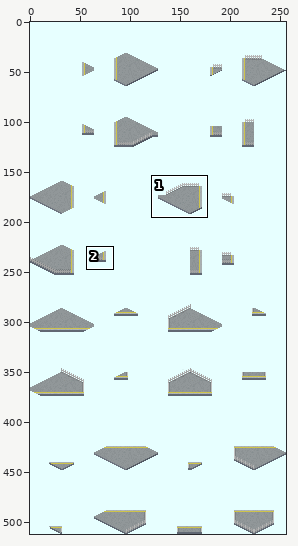
Sprite sheet: source/YIC_platform-1_Diagonal-Angle.png. Above, an overview of the earlier version with the close-up marked.
Close-up. Old version:
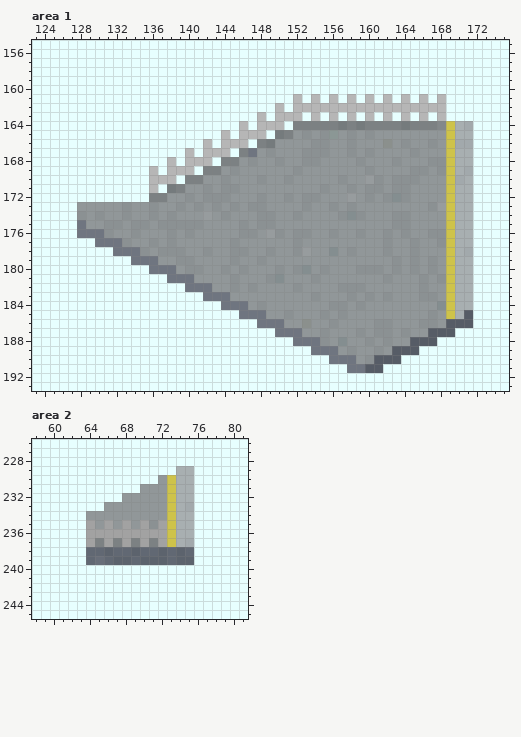
The file is 256x512 pixels. Colours within 5 levels of each other are drawn and written as one. Shown: area 1: x 123..175, y 155..193; area 2: x 58..81, y 226..245. The commit also changed other parts of the picture, which this record leaves out.
Once edited:
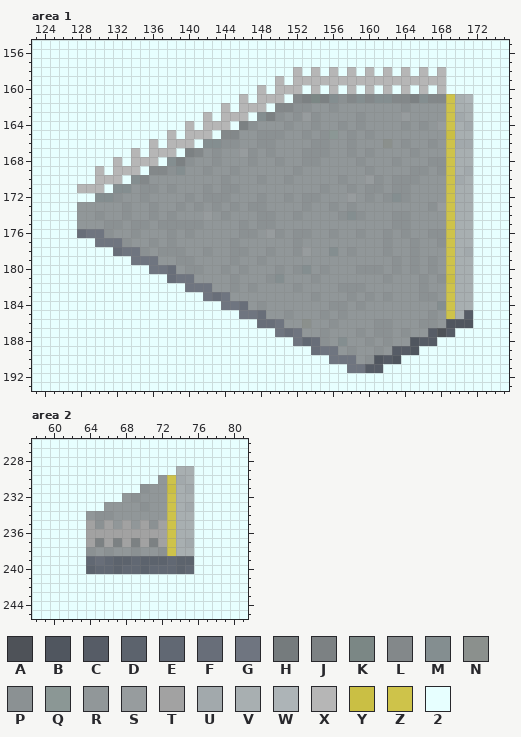
Palette (. is transparent): A #4e5258  B #50565f  C #565c66  D #5c636d  E #616873  F #686e79  G #6f7580  H #757b7d  J #7c8183  K #7b8785  L #83888a  M #848e90  N #8b908d  P #8b9193  Q #8b9795  R #919799  S #979c9e  T #a2a2a2  U #a2a9ac  V #a8afb1  W #adb4b7  X #b6b6b6  Y #cabf44  Z #cec34a  2 #e7ffff
Changes in this commit:
--- area 1
@@ x 123..175 @@
 157 22222222222222222222222222222222222222222222222222222
-158 22222222222222222222222222222222222222222222222222222
-159 22222222222222222222222222222222222222222222222222222
-160 22222222222222222222222222222222222222222222222222222
-161 22222222222222222222222222222X2X2X2X2X2X2X2X2X2222222
-162 222222222222222222222222222X2XXXXXXXXXXXXXXXXX2222222
-163 2222222222222222222222222X2XXX2X2X2X2X2X2X2X2X2222222
-164 22222222222222222222222X2XXX2JJJJJHJHJJJJHJJJLZVU2222
-165 222222222222222222222X2XXX2HJRPRPQRPRPRRRRRRRRZVV2222
-166 2222222222222222222X2XXX2JHRRRRPPRRPRRRNRPRRPRZUU2222
-167 22222222222222222X2XXX2JGRPRRRPPPRRPRPRRRRPRRRZVV2222
-168 222222222222222X2XXX2JJRPRRPRRPPRRRRPRRRPRRRPPZVV2222
-169 2222222222222X2XXX2JJRPRRRRRRPRRRRRRRPRRRRPPRPZVU2222
-170 2222222222222XXX2JJRRPRRRPRRPRRRRRPRRSPRPPPRRRZUV2222
-171 2222222222222X2HJRRPRPPRRRRRRRRRPRRPRPPRPPRRRRZVV2222
-172 2222222222222JJRRPRPPPRRRPRRPRPPRRRSRPRPMPRRRRZVV2222
+158 22222222222222222222222222222X2X2X2X2X2X2X2X2X2222222
+159 222222222222222222222222222X2XXXXXXXXXXXXXXXXX2222222
+160 2222222222222222222222222X2XXX2X2X2X2X2X2X2X2X2222222
+161 22222222222222222222222X2XXX2LJKJMPLMLMMLLJMLLZVW2222
+162 222222222222222222222X2XXX2LLPPRRPRRRRRRRPRRRRZVV2222
+163 2222222222222222222X2XXX2MJPRPSPRRRRPRRRRSRRRRZUV2222
+164 22222222222222222X2XXX2JPRRRPRRPRRPRPRRRRPRPRSZVU2222
+165 222222222222222X2XXX2LLRRPPPRRPRPQRPRPRRRRRRRRYVV2222
+166 2222222222222X2XXX2MMPPRRPPRRRRPPRRPRRRNRPRRPRZUU2222
+167 22222222222X2XXX2JLRPRRSPRPRRRPPPRRPRPRRRRPRRRZVV2222
+168 222222222X2XXX2MJPRRPRRRPRRPRRPPRRRRPRRRPRRRPPZVV2222
+169 2222222X2XXX2LLPMRRPRRPRRRRRRPRRRRRRRPRRRRPPRPZVU2222
+170 2222222XXX2MLRRRRRRRRPRRRPRRPRRRRRPRRSPRPPPRRRZUV2222
+171 22222XXX2MMRPPRPRRRPRPPRRRRRRRRRPRRPRPPRPPRRRRZVV2222
+172 2222222MMPRRPRRRRPRPPPRRRPRRPRPPRRRSRPRPMPRRRRZVV2222
 173 22222RRRRRPRRPRRPRPRPRPRPPRRRRPRRPRPRRRRRRRRPSZVV2222
-174 22222PRPRRPRRPRPRRRSRPRRRPPRRPRRRRPMPRRRPPRRRRZVV2222
-175 22222GRRPPRPPRPPPPPRRRRPRPPRRRRRRRRRRRRRPPRRRRZVV2222
-176 22222GGGPRRPRRRPRPRRRRRPPRSPRPPRRPRRPRRPRPRRPPZVV2222
+174 22222RRPRRPRRPRPRRRSRPRRRPPRRPRRRRPMPRRRPPRRRRZVV2222
+175 22222RRRPPRPPRPPPPPRRRRPRPPRRRRRRRRRRRRRPPRRRRZVV2222
+176 22222FGGPRRPRRRPRPRRRRRPPRSPRPPRRPRRPRRPRPRRPPZVV2222
 177 2222222GGGPRRPRPRRRRRRPRRRRRRPRRRRRRRRRPRRPRRPZVV2222
-178 222222222GGGPRPPPRRPRRPPRRPRRPSRRMRPRRRPRRPRRRZVU2222
+178 222222222FGGPRPPPRRPRRPPRRPRRPSRRMRPRRRPRRPRRRZVU2222
 179 22222222222GGGRRPPRRRRPRRPRRRRRRRRRRRRRRPRPRPRZVV2222
-180 2222222222222GGGRPPRRPRPRRRPRPMRPRRRPPPRPRPRPRZVV2222
-181 222222222222222GGGRRRRPRRRPMRRRPRRRRRRRPRRRPRPZVV2222
+180 2222222222222GGFRPPRRPRPRRRPRPMRPRRRPPPRPRPRPRZVV2222
+181 222222222222222FGGRRRRPRRRPMRRRPRRRRRRRPRRRPRPYVV2222
 182 22222222222222222GGGRRPRPRRRRPRRRRPPPRRRRRRPRRZVV2222
-183 2222222222222222222GGGRRRRRRRRRPRRRPRPRPRRRPPRZVV2222
-184 222222222222222222222GGGRPRRRRRRRPPRPRRRRRRRRMZVV2222
-185 22222222222222222222222GGGRRPRRRPRPRRRRRRRRRPRZVC2222
-186 2222222222222222222222222GGGRRNRRPRRRRPPRRRPPRCCC2222
-187 222222222222222222222222222GGGRRPRRRPRPPRPRRCCC222222
-188 22222222222222222222222222222GGGPRMRRPRPRRCCC22222222
-189 2222222222222222222222222222222GGGRPRRPRCCC2222222222
-190 222222222222222222222222222222222GGGRPCCC222222222222
+183 2222222222222222222GFGRRRRRRRRRPRRRPRPRPRRRPPRZVV2222
+184 222222222222222222222GGFRPRRRRRRRPPRPRRRRRRRRMZVV2222
+185 22222222222222222222222GGFRRPRRRPRPRRRRRRRRRPRZVC2222
+186 2222222222222222222222222FFGRRNRRPRRRRPPRRRPPRBBB2222
+187 222222222222222222222222222GFGRRPRRRPRPPRPRRCAC222222
+188 22222222222222222222222222222GEFPRMRRPRPRRBCC22222222
+189 2222222222222222222222222222222FGGRPRRPRCCB2222222222
+190 222222222222222222222222222222222GGGRPBCB222222222222
 191 22222222222222222222222222222222222GGCC22222222222222
--- area 2
@@ x 62..77 @@
 229 222222222222VV22
-230 2222222222RZVV22
-231 22222222RRRZVV22
-232 222222RRRRRZVV22
-233 2222RRRRRRRZVU22
-234 22RRRRRRRRRZVV22
-235 22TRTRTRTPTZVV22
+230 2222222222RZUV22
+231 22222222PRRYVU22
+232 222222RPRRRZVV22
+233 2222RRRRPRRZVU22
+234 22RPPRRRRRRZVV22
+235 22TPTRTRTPTZVV22
 236 22TTTTTTTTTZVV22
 237 22TJTJTJTJTZVU22
-238 22EEDEEDEEDEDE22
+238 22PRPRRPRRPZVV22
 239 22EFEDDEDDDEDD22
-240 2222222222222222
+240 22DEEDEEDEEEDE22
 241 2222222222222222
Where, in picture pixels (left, top, right, bottom), the same in both close-ups:
changed: (77, 67, 473, 238)
changed: (113, 247, 122, 256)
changed: (167, 265, 320, 355)
changed: (446, 274, 455, 283)
changed: (374, 319, 473, 364)
changed: (86, 475, 194, 574)
